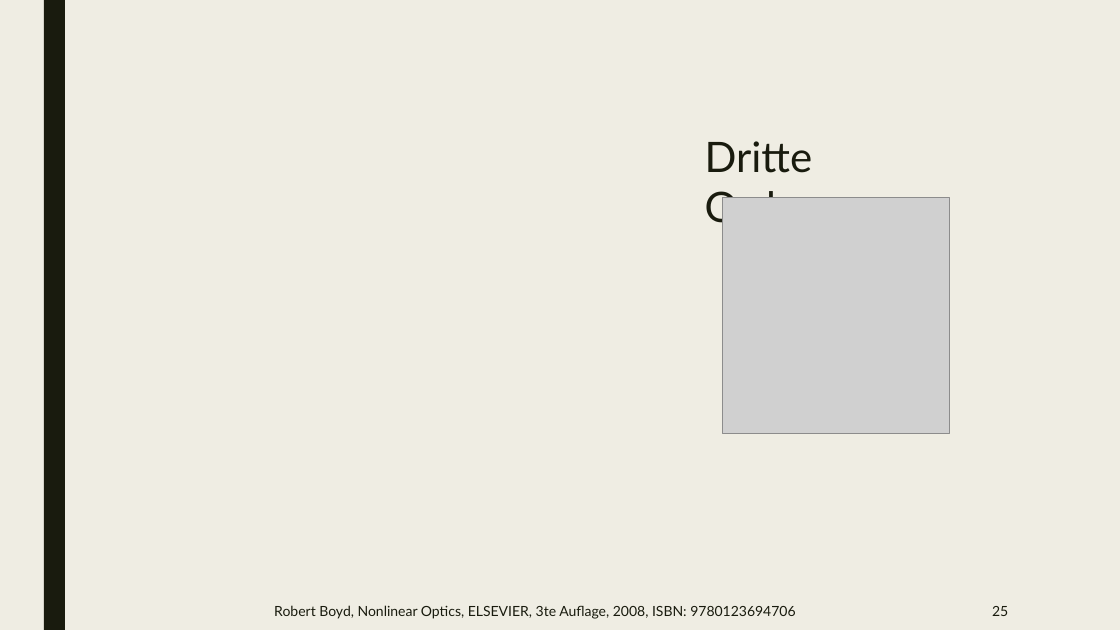
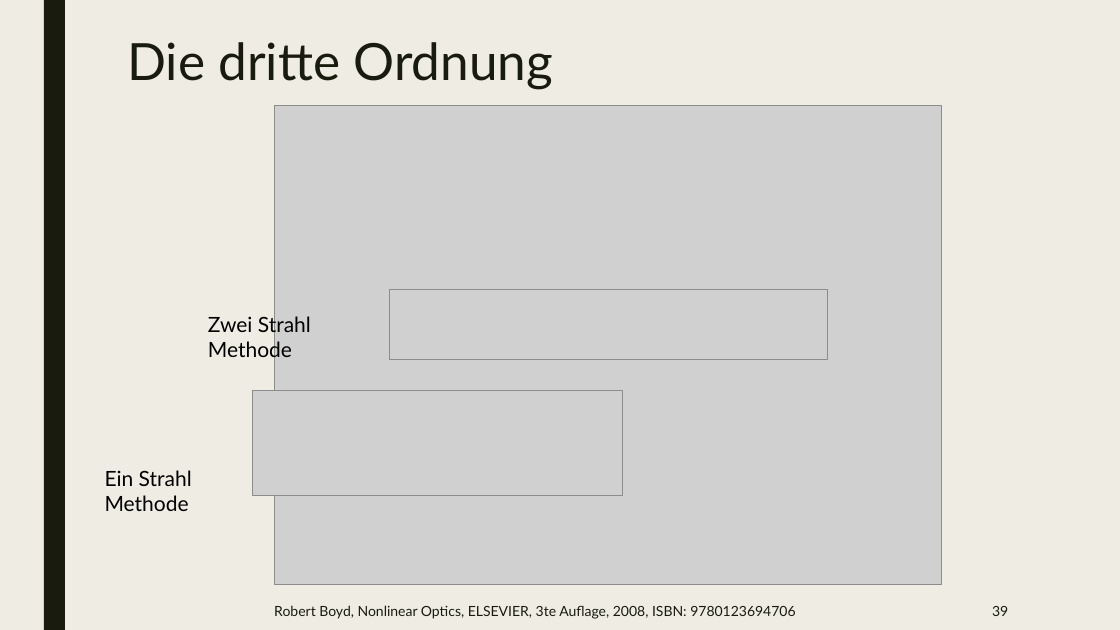
Before and after one commit to beckstev/presentations, a slide deck: slide 39 of nonlinear_optics/non_linear_optics.pptx (slide 25 before the commit). Drawn at 1120x630 pixels with LibreOffice and Linux fonts; fonts in the diff are those of the drawing; grey boxes stand for pictures. Boxes give left, top, right and bottom in pixels: in the first picture for what was removed or moved away, otherwise in the second. Text is boxed around its words. In the diff, an @@ line names an element or a change of style, - is before the commit and + after.

```diff
--- a/nonlinear_optics/non_linear_optics.pptx
+++ b/nonlinear_optics/non_linear_optics.pptx
@@ title at (127,42,553,89): text changed; size 36 to 44 pt @@
-Dritte Ordnung
+Die dritte Ordnung
@@ picture added at (275,106,942,585) @@
@@ picture removed at (723,198,949,434) @@
@@ picture added at (389,289,828,360) @@
@@ text added at (208,314,311,362), 18 pt, text #000000 @@
+Zwei Strahl Methode
@@ picture added at (253,390,623,496) @@
@@ text added at (105,470,192,511), 18 pt, text #000000 @@
+Ein Strahl Methode
@@ page number at (992,606,1008,616): text changed @@
-25
+39
```
Also in this commit, not shown: 23 other slides changed, 15 slides added, 3 slides removed, 1 other file.
